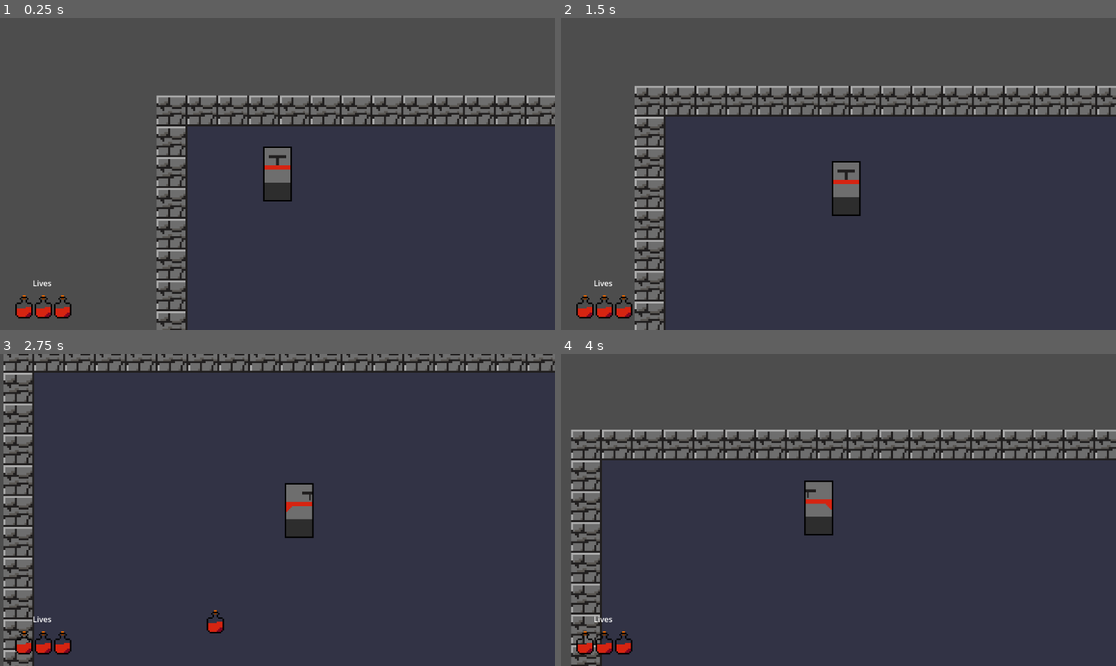
Above: before the commit, frames 1-4 (two rows, left to right).
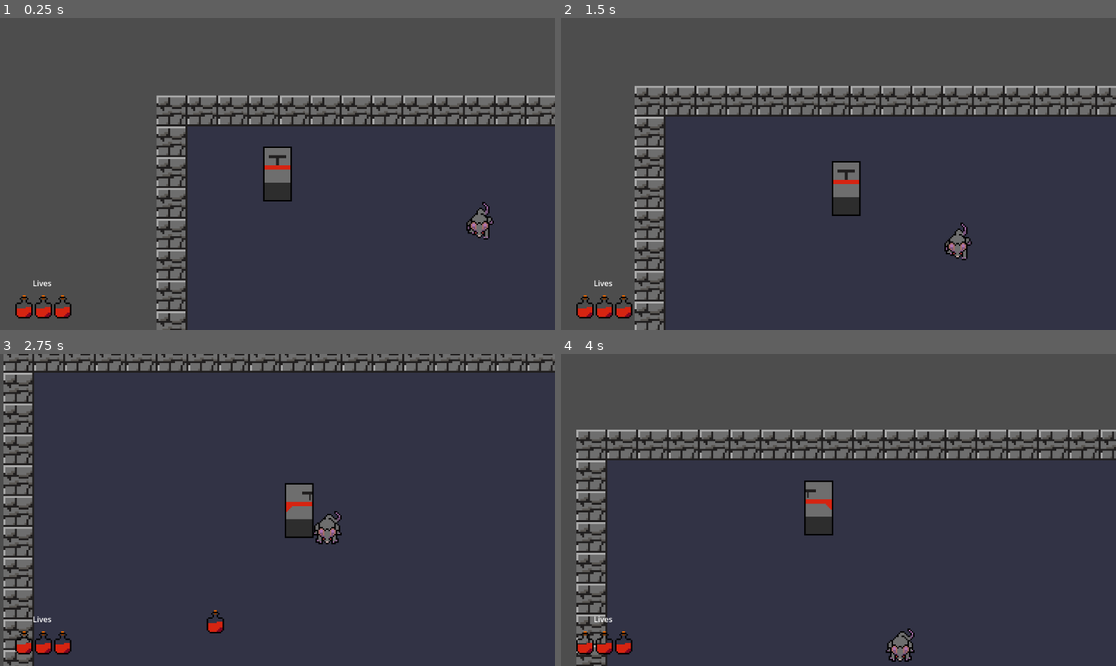
Above: after the commit, the same moments.

Repository: AStellarScene/Liberandum-Game-Refresh
Game: Godot game, scene res://scenes/Level.tscn
Same seed, same stepped clock (60 frames per second), same inputs: the game is played once before the commit and once after it.
Inputs:
- Up to frame 1 (0.25 s): no input
- Up to frame 2 (1.5 s): hold Right (ui_right) 0.53-1.28 s; hold Down (ui_down) from 1.28 s (still down)
- Up to frame 3 (2.75 s): release Down (ui_down) at 2.03 s; hold Right (ui_right) from 2.03 s (still down)
- Up to frame 4 (4 s): release Right (ui_right) at 2.78 s; hold Up (ui_up) 2.78-3.53 s; hold Left (ui_left) from 3.53 s (still down)

The runs differ from the first frame. In frame 1, 0.3% of the frame differs, in the area x 83-89%, y 59-72%; in frame 2, 0.3%; in frame 3, 0.4%; in frame 4, 6.7%, in the area x 1-100%, y 24-100%.

Commit message:
Added script to Enemy
Script has been made for the enemy. Collision hasn't been made yet

Diff:
--- a/scenes/Enemy.tscn
+++ b/scenes/Enemy.tscn
@@ -1,6 +1,7 @@
-[gd_scene load_steps=7 format=3 uid="uid://buraga7xut0me"]
+[gd_scene load_steps=8 format=3 uid="uid://buraga7xut0me"]
 
 [ext_resource type="Texture2D" uid="uid://cya1x4rx56rme" path="res://sprites/enemy.png" id="1_qfgx0"]
+[ext_resource type="Script" path="res://scripts/Enemy.gd" id="1_u0mae"]
 [ext_resource type="Texture2D" uid="uid://c1ex208qu1nj4" path="res://sprites/enemy_1.png" id="2_7vq52"]
 [ext_resource type="Texture2D" uid="uid://c7ocgu6h3ts74" path="res://sprites/enemy_2.png" id="3_kcubh"]
 
@@ -12,17 +13,71 @@
 animations = [{
 "frames": [{
 "duration": 1.0,
+"texture": ExtResource("1_qfgx0")
+}, {
+"duration": 1.0,
+"texture": ExtResource("2_7vq52")
+}, {
+"duration": 1.0,
+"texture": ExtResource("1_qfgx0")
+}, {
+"duration": 1.0,
+"texture": ExtResource("3_kcubh")
+}],
+"loop": true,
+"name": &"walkdown",
+"speed": 3.0
+}, {
+"frames": [{
+"duration": 1.0,
+"texture": ExtResource("1_qfgx0")
+}, {
+"duration": 1.0,
+"texture": ExtResource("3_kcubh")
+}, {
+"duration": 1.0,
+"texture": ExtResource("1_qfgx0")
+}, {
+"duration": 1.0,
+"texture": ExtResource("3_kcubh")
+}],
+"loop": true,
+"name": &"walkleft",
+"speed": 3.0
+}, {
+"frames": [{
+"duration": 1.0,
+"texture": ExtResource("1_qfgx0")
+}, {
+"duration": 1.0,
+"texture": ExtResource("2_7vq52")
+}, {
+"duration": 1.0,
+"texture": ExtResource("1_qfgx0")
+}, {
+"duration": 1.0,
+"texture": ExtResource("2_7vq52")
+}],
+"loop": true,
+"name": &"walkright",
+"speed": 3.0
+}, {
+"frames": [{
+"duration": 1.0,
 "texture": SubResource("AtlasTexture_0hiw1")
 }, {
 "duration": 1.0,
 "texture": ExtResource("2_7vq52")
 }, {
 "duration": 1.0,
+"texture": ExtResource("1_qfgx0")
+}, {
+"duration": 1.0,
 "texture": ExtResource("3_kcubh")
 }],
 "loop": true,
-"name": &"default",
-"speed": 5.0
+"name": &"walkup",
+"speed": 3.0
 }]
 
 [sub_resource type="CapsuleShape2D" id="CapsuleShape2D_cuelb"]
@@ -32,10 +87,12 @@
 [node name="Enemy" type="CharacterBody2D"]
 texture_filter = 1
 scale = Vector2(3, 3)
+script = ExtResource("1_u0mae")
 
 [node name="AnimatedSprite2D" type="AnimatedSprite2D" parent="."]
 sprite_frames = SubResource("SpriteFrames_lrjdu")
-frame_progress = 0.196384
+animation = &"walkup"
+speed_scale = 2.0
 
 [node name="CollisionShape2D" type="CollisionShape2D" parent="."]
 shape = SubResource("CapsuleShape2D_cuelb")
--- a/scenes/Level.tscn
+++ b/scenes/Level.tscn
@@ -10,6 +10,7 @@
 [ext_resource type="PackedScene" uid="uid://bx73ibhulbk5t" path="res://scenes/Player.tscn" id="8_egnj3"]
 [ext_resource type="Texture2D" uid="uid://j3ltwhyqk3qn" path="res://sprites/potion_health.png" id="9_una3b"]
 [ext_resource type="PackedScene" uid="uid://dkwb2q4ulckba" path="res://scenes/Potion.tscn" id="9_w6mhe"]
+[ext_resource type="PackedScene" uid="uid://buraga7xut0me" path="res://scenes/Enemy.tscn" id="11_lgfei"]
 
 [sub_resource type="TileSetAtlasSource" id="TileSetAtlasSource_v4gtq"]
 texture = ExtResource("1_6om6q")
@@ -105,3 +106,10 @@
 offset_right = 108.0
 offset_bottom = 562.0
 text = "Lives"
+
+[node name="Enemy" parent="." node_paths=PackedStringArray("endPoint") instance=ExtResource("11_lgfei")]
+position = Vector2(608, 184)
+endPoint = NodePath("Marker2D")
+
+[node name="Marker2D" type="Marker2D" parent="Enemy"]
+position = Vector2(-2.03451e-05, 66.6667)
--- /dev/null
+++ b/scripts/Enemy.gd
@@ -0,0 +1,38 @@
+extends CharacterBody2D
+
+@export var speed = 50
+@export var limit = 0.5
+@export var endPoint: Marker2D
+
+@onready var animations = $AnimatedSprite2D
+
+var startPosition
+var endPosition
+
+func _ready():
+	startPosition = position
+	endPosition = endPoint.global_position
+
+func changeDirection():
+	var tempEnd = endPosition
+	endPosition = startPosition
+	startPosition = tempEnd
+
+func updateVelocity():
+	var moveDirection = (endPosition - position)
+	if moveDirection.length() < limit:
+		changeDirection()
+
+	velocity = moveDirection.normalized() * speed
+
+func updateAnimation():
+	var animationString = "walkup"
+	if velocity.y > 0:
+		animationString = "walkdown"
+
+	animations.play(animationString)
+
+func _physics_process(delta):
+	updateVelocity()
+	move_and_slide()
+	updateAnimation()
Not shown: 1 places in scenes/Level.tscn that only renumber resources
